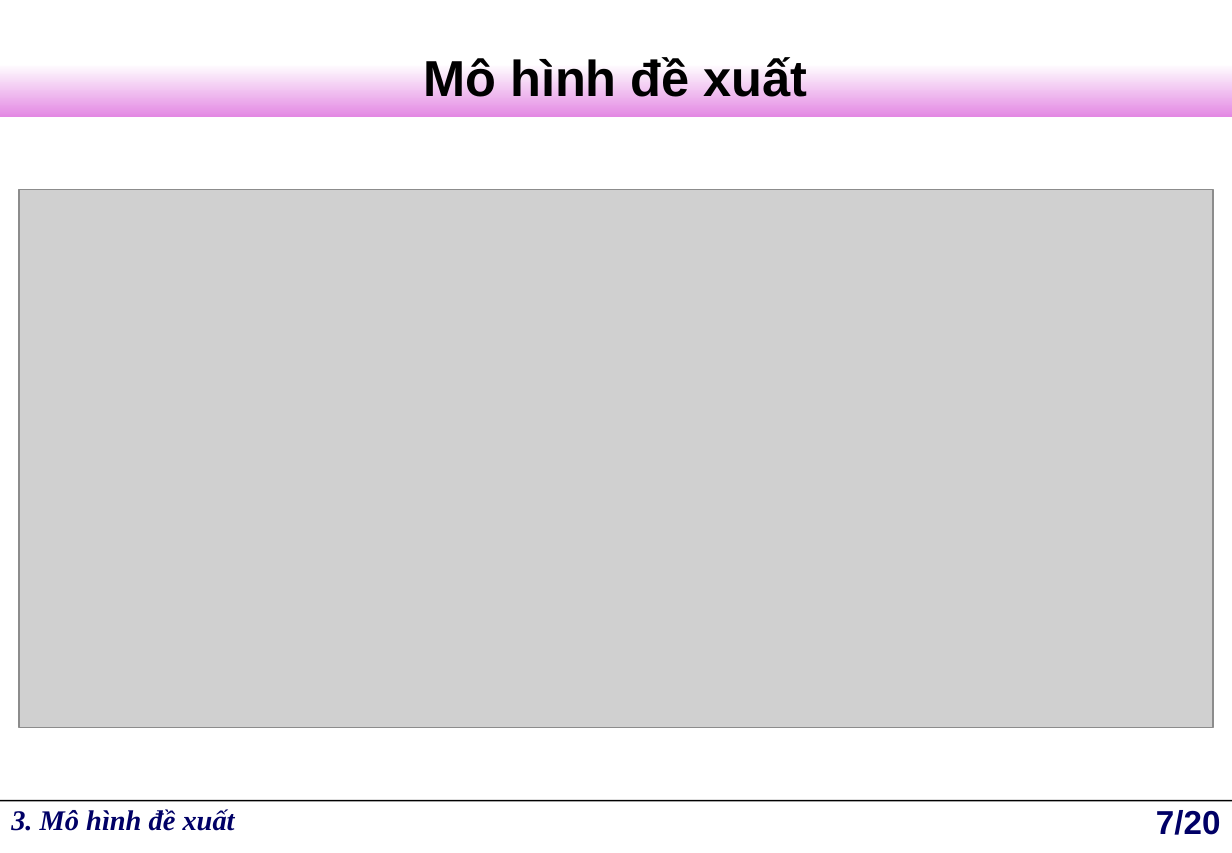
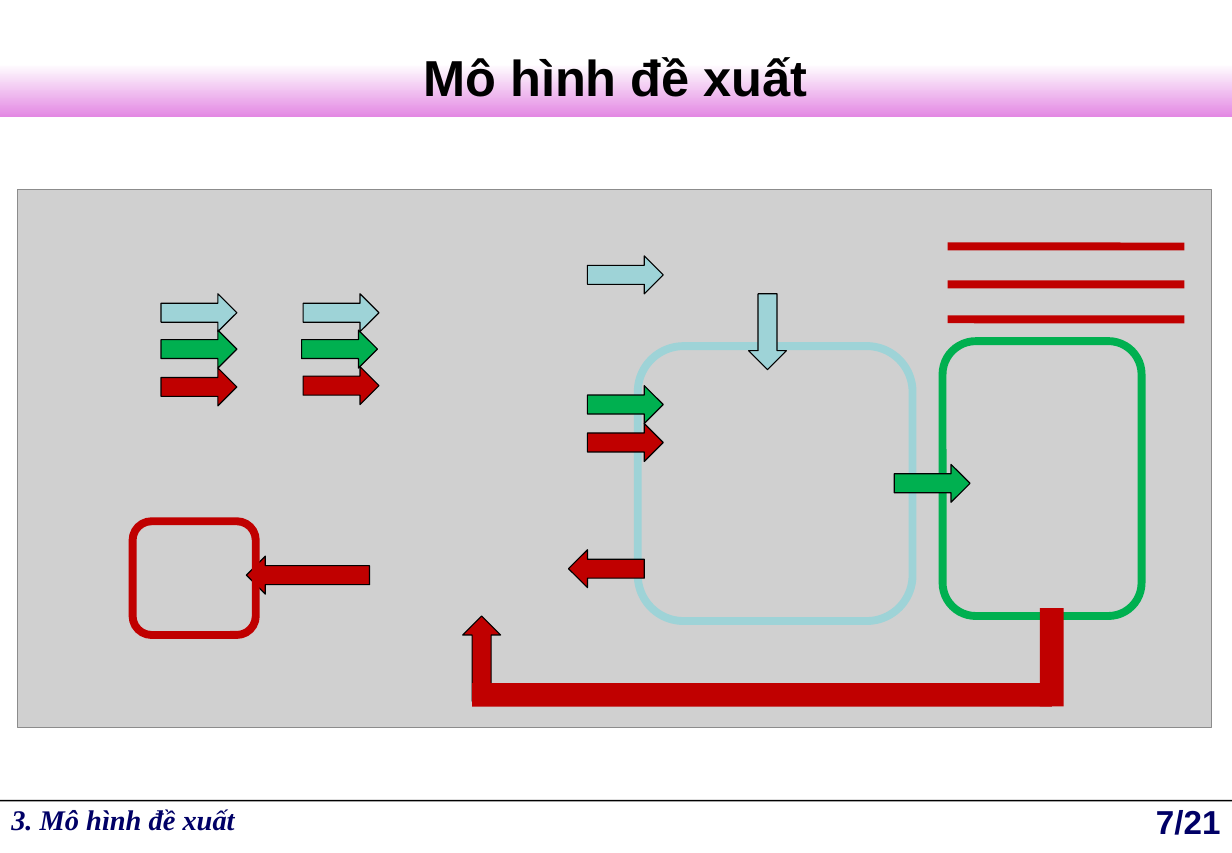
Before and after one commit to darian68/lv, a slide deck: slide 7 of Bao_Cao_Luan_Van.ppt. Drawn at 1232x853 pixels with LibreOffice and Linux fonts; fonts in the diff are those of the drawing; grey boxes stand for pictures; background and template pictures are left out. Boxes give left, top, right and bottom in pixels: in the first picture for what was removed or moved away, otherwise in the second. Text is boxed around its words. In the diff, an @@ line names an element or a change of style, - is before the commit and + after.

```diff
--- a/Bao_Cao_Luan_Van.ppt
+++ b/Bao_Cao_Luan_Van.ppt
@@ right arrow added at (588,256,664,293), fill #9ED3D7, outline #000000 0.74 pt @@
@@ line added from (947, 247) to (1184, 247), #C00000 4.99 pt @@
@@ right arrow added at (161,293,238,331), fill #9ED3D7, outline #000000 0.74 pt @@
@@ right arrow added at (303,293,380,331), fill #9ED3D7, outline #000000 0.74 pt @@
@@ right arrow added at (749,293,786,369), fill #9ED3D7, outline #000000 0.74 pt @@
@@ line added from (947, 284) to (1184, 284), #C00000 4.99 pt @@
@@ line added from (947, 319) to (1184, 319), #C00000 4.99 pt @@
@@ right arrow added at (161,330,238,367), fill #00B050, outline #000000 0.74 pt @@
@@ right arrow added at (301,330,377,367), fill #00B050, outline #000000 0.74 pt @@
@@ freeform shape added at (638,346,913,621), outline #9ED3D7 4.99 pt @@
@@ freeform shape added at (942,341,1141,616), outline #00B050 4.99 pt @@
@@ right arrow added at (161,368,238,406), fill #C00000, outline #000000 0.74 pt @@
@@ right arrow added at (303,366,380,403), fill #C00000, outline #000000 0.74 pt @@
@@ right arrow added at (588,385,664,423), fill #00B050, outline #000000 0.74 pt @@
@@ right arrow added at (588,423,664,460), fill #C00000, outline #000000 0.74 pt @@
@@ right arrow added at (893,464,969,501), fill #00B050, outline #000000 0.74 pt @@
@@ rounded rectangle added at (133,521,256,634), outline #C00000 4.99 pt @@
@@ right arrow added at (247,556,369,593), fill #C00000, outline #000000 0.74 pt @@
@@ right arrow added at (568,549,644,586), fill #C00000, outline #000000 0.74 pt @@
@@ right arrow added at (463,615,500,700), fill #C00000, outline #000000 0.74 pt @@
@@ line added from (1051, 608) to (1051, 706), #C00000 15 pt @@
@@ line added from (472, 694) to (1051, 694), #C00000 15 pt @@
@@ page number at (1156,810,1221,835): text changed @@
-7/20
+7/21
```
Also in this commit, not shown: 5 other slides changed, 1 slide added.
